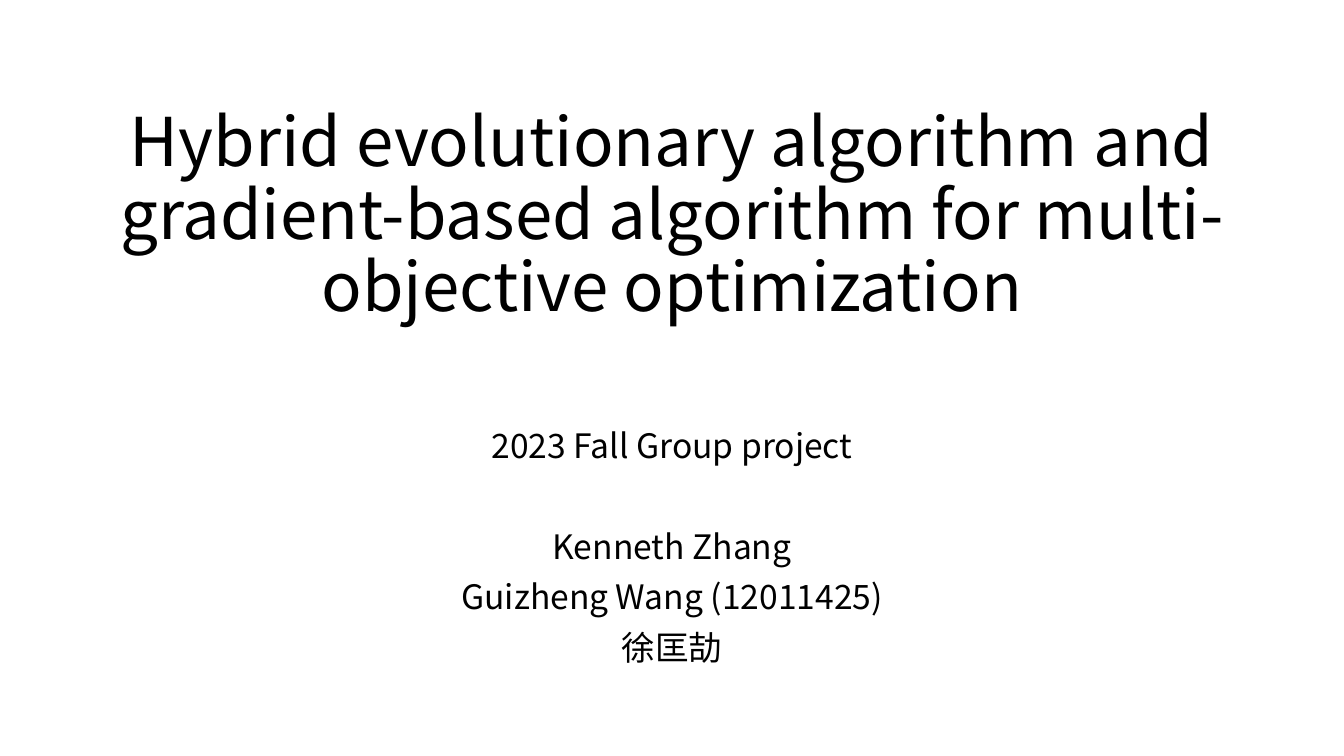
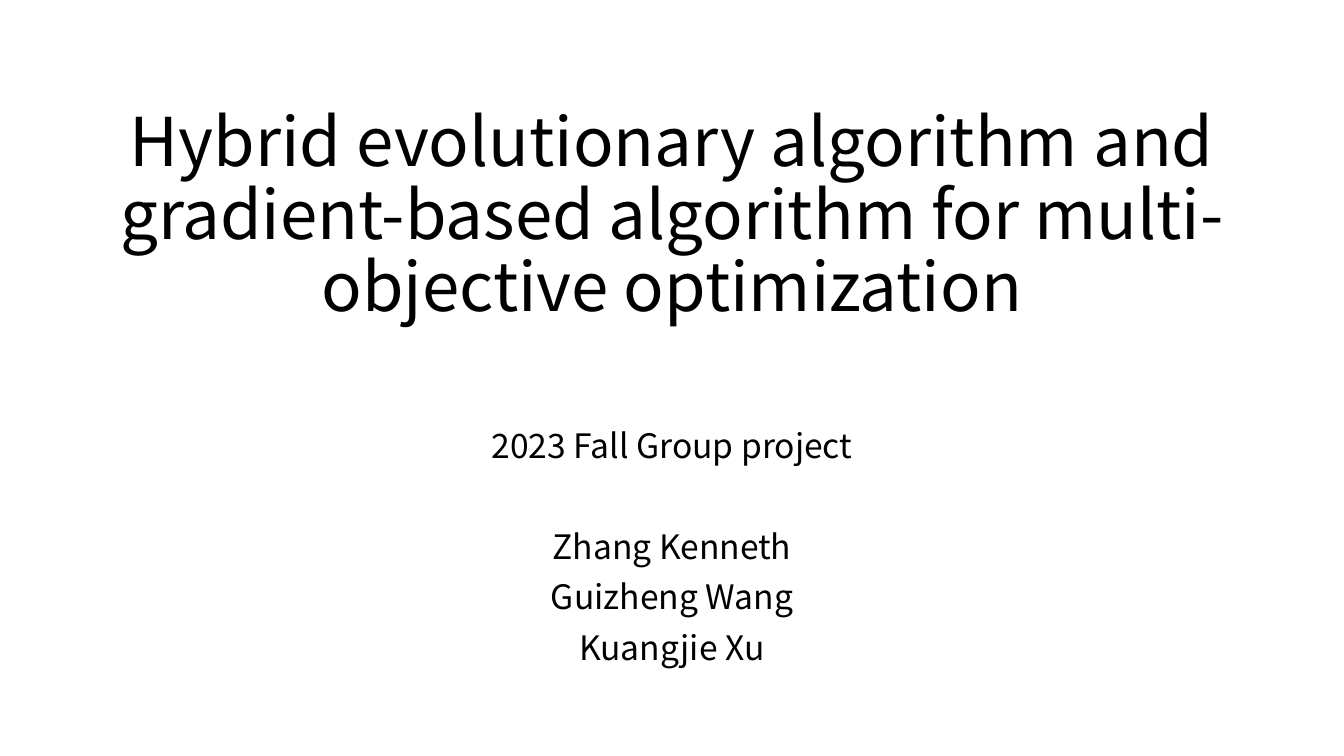
Before and after one commit to Nore-i/GP-Hybrid, a slide deck: slide 1 of presentation-first.pptx. Drawn at 1344x756 pixels with LibreOffice and Linux fonts; fonts in the diff are those of the drawing. Boxes give left, top, right and bottom in pixels: in the first picture for what was removed or moved away, otherwise in the second. Text is boxed around its words. In the diff, an @@ line names an element or a change of style, - is before the commit and + after.

```diff
--- a/presentation-first.pptx
+++ b/presentation-first.pptx
@@ subtitle at box(551, 532, 793, 669): text changed @@
-Kenneth Zhang
-Guizheng Wang (12011425)
-徐匡劼
+Zhang Kenneth
+Guizheng Wang
+Kuangjie Xu
```
Also in this commit, not shown: 1 other slide changed, 3 slides added, 10 other files.
